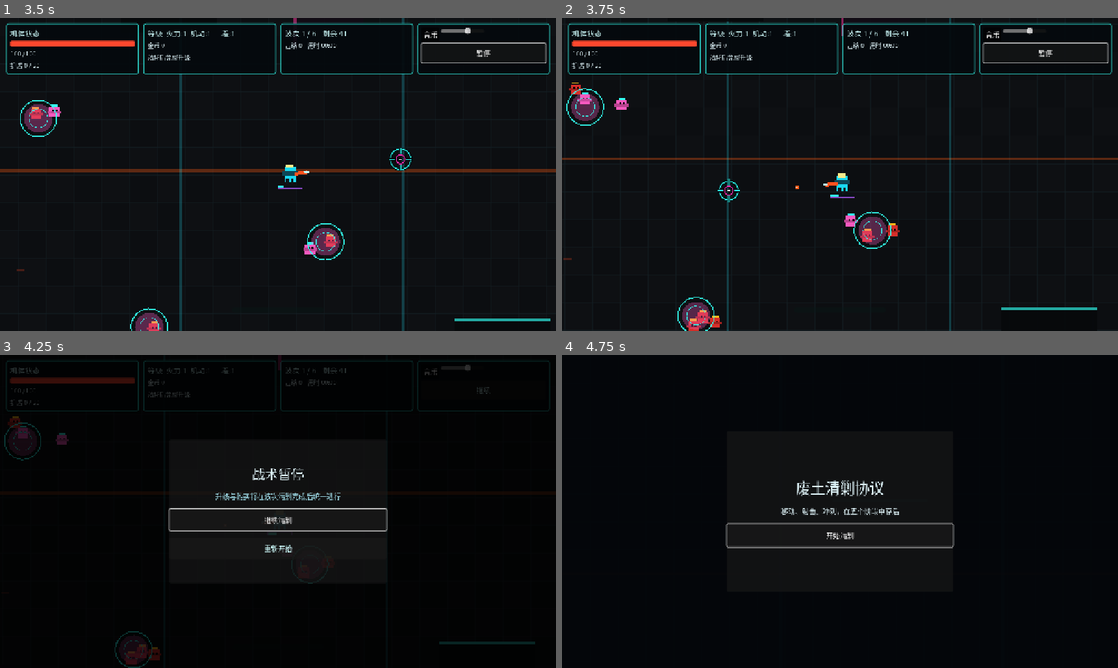
Above: before the commit, frames 1-4 (two rows, left to right).
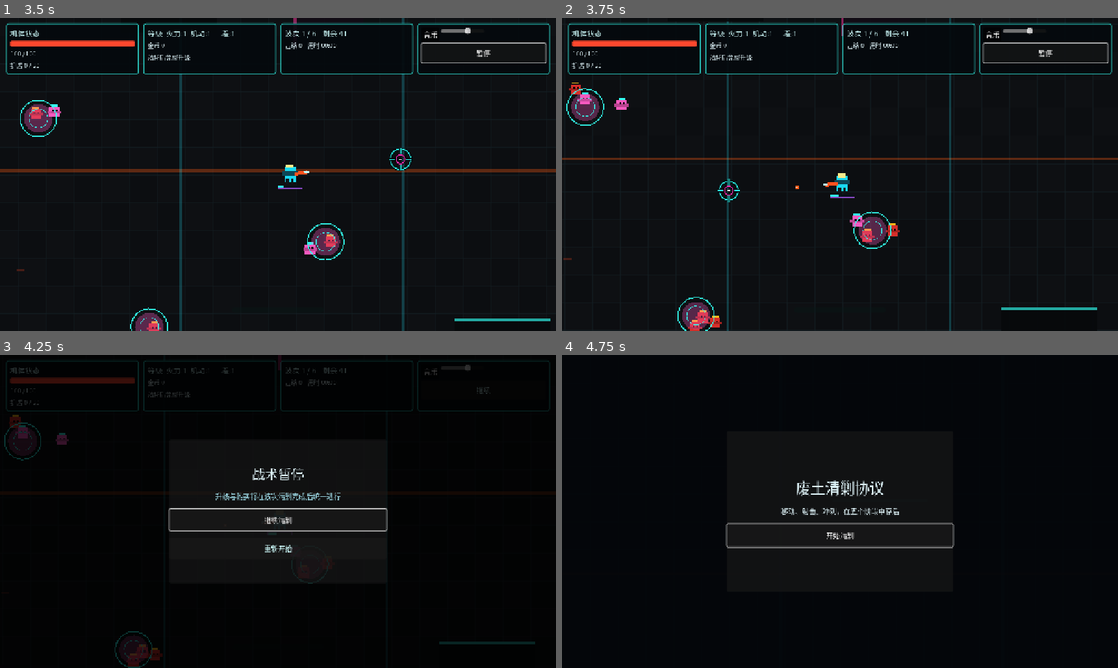
Above: after the commit, the same moments.

Repository: xiejiamincyq/2d-game
Game: Godot game, scene res://scenes/Main.tscn
Same seed, same stepped clock (60 frames per second), same inputs: the game is played once before the commit and once after it.
Inputs (mouse positions are in pixels of both pictures, inside the frame that each line leads up to):
- Up to frame 1 (3.5 s): click "开始清剿" at 0.5 s; click "音乐" at 1.25 s; click "暂停" at 2 s; tap Enter at 2.75 s; move the mouse to (400, 158) at 2.77 s; hold D (move_right) from 2.78 s (still down); hold Right mouse button (dash_melee) from 2.78 s (still down); tap Space at 3.02 s
- Up to frame 2 (3.75 s): move the mouse to (728, 190) at 3.52 s; release D (move_right) at 3.53 s; release Right mouse button (dash_melee) at 3.53 s; hold S (move_down) from 3.53 s (still down); click (728, 190) at 3.6 s
- Up to frame 3 (4.25 s): keep holding S (move_down); tap Space at 3.77 s
- Up to frame 4 (4.75 s): release S (move_down) at 4.25 s; click "重新开始" at 4.25 s

Frame 1 is identical in both runs. In frame 2, 0.1% of the frame differs, in the area x 22-55%, y 62-100%; in frame 3, 0.1%; in frame 4, nothing differs.

Commit message:
feat: add flocking movement to melee enemies

Diff:
--- a/scripts/actors/Enemy.gd
+++ b/scripts/actors/Enemy.gd
@@ -31,6 +31,11 @@
 const MELEE_ENEMY_SPEED := 235.0 * 0.90
 const RANGED_ENEMY_SPEED := 235.0 * 0.60
 const HIDDEN_DISPERSAL_SPEED_SCALE := 0.72
+const MELEE_SEPARATION_PADDING := 10.0
+const MELEE_SEPARATION_WEIGHT := 1.35
+const MELEE_SURROUND_DISTANCE := 320.0
+const MELEE_SURROUND_MAX_BLEND := 0.72
+const GOLDEN_ANGLE := 2.399963229728653
 
 enum EnemyKind { SCRAPPER, DASHER, SPITTER, BRUISER, MARKSMAN, LOBBER, OVERSEER }
 enum FeedbackWeight { LIGHT, MEDIUM, HEAVY }
@@ -69,6 +74,7 @@
 var burn_status: RefCounted = BurnStatusScript.new()
 var hidden_dispersion_direction := Vector2.ZERO
 var hidden_dispersion_timer := 0.0
+var neighbor_provider: Callable
 
 func setup(enemy_kind: EnemyKind, wave_index: int, projectiles: Node, target: Node2D = null) -> void:
 	kind = enemy_kind
@@ -189,6 +195,7 @@
 				flash_timer -= delta
 			queue_redraw()
 			return
+		desired = _get_melee_desired_velocity(to_player)
 	velocity = desired * get_effective_move_speed()
 	move_and_slide()
 	_clamp_to_world_bounds()
@@ -230,6 +237,60 @@
 
 func get_effective_move_speed() -> float:
 	return speed * (1.0 - burn_status.get_slow_fraction())
+
+func set_neighbor_provider(provider: Callable) -> void:
+	neighbor_provider = provider
+
+func _get_melee_desired_velocity(to_player: Vector2) -> Vector2:
+	var distance := to_player.length()
+	if distance <= 0.001:
+		return _get_melee_separation_direction()
+	var pursuit := to_player / distance
+	var slot_angle := fposmod(float(get_instance_id() % 64) * GOLDEN_ANGLE, TAU)
+	var current_radial := -pursuit
+	var slot_angle_error := wrapf(slot_angle - current_radial.angle(), -PI, PI)
+	var orbit_direction := current_radial.orthogonal() * signf(slot_angle_error)
+	var surround_progress := 1.0 - clampf(
+		(distance - attack_range) / maxf(1.0, MELEE_SURROUND_DISTANCE - attack_range),
+		0.0,
+		1.0
+	)
+	var angular_urgency := clampf(absf(slot_angle_error) / (PI * 0.5), 0.0, 1.0)
+	var formation_direction := (
+		pursuit
+		+ orbit_direction * angular_urgency * surround_progress * MELEE_SURROUND_MAX_BLEND
+	).normalized()
+	var separation := _get_melee_separation_direction()
+	return (formation_direction + separation * MELEE_SEPARATION_WEIGHT).normalized()
+
+func _get_melee_separation_direction() -> Vector2:
+	var separation := Vector2.ZERO
+	for candidate in _get_neighbor_candidates():
+		var other := candidate as Node2D
+		if other == null or other == self or not is_instance_valid(other):
+			continue
+		var other_radius_value: Variant = other.get("body_radius")
+		if other_radius_value == null:
+			continue
+		var desired_gap := body_radius + float(other_radius_value) + MELEE_SEPARATION_PADDING
+		var offset := global_position - other.global_position
+		var distance := offset.length()
+		if distance >= desired_gap:
+			continue
+		if distance <= 0.001:
+			offset = Vector2.RIGHT if get_instance_id() < other.get_instance_id() else Vector2.LEFT
+			distance = 0.0
+		separation += offset.normalized() * (1.0 - distance / desired_gap)
+	return separation.limit_length(1.0)
+
+func _get_neighbor_candidates() -> Array[Node]:
+	if neighbor_provider.is_valid():
+		var provided: Variant = neighbor_provider.call()
+		if provided is Array:
+			var neighbors: Array[Node] = []
+			neighbors.assign(provided)
+			return neighbors
+	return get_tree().get_nodes_in_group("enemies")
 
 func apply_burn_stack(
 	base_attack: float,
--- a/scripts/systems/WaveDirector.gd
+++ b/scripts/systems/WaveDirector.gd
@@ -526,6 +526,7 @@
 	else:
 		enemy.velocity = Vector2.ZERO
 	active_enemies.append(enemy)
+	enemy.set_neighbor_provider(get_active_enemies)
 	enemy.tree_exiting.connect(_on_enemy_tree_exiting.bind(enemy), CONNECT_ONE_SHOT)
 	enemy.died.connect(_on_enemy_died)
 	if enemy.has_signal("reinforcements_requested"):
--- a/scripts/tests/EnemyBehaviorTest.gd
+++ b/scripts/tests/EnemyBehaviorTest.gd
@@ -172,6 +172,53 @@
 	if not _assert_true(wave_directed_enemy.velocity.y > 0.0, "newborn enemy pursued the stale player above the map instead of its current wave owner"):
 		return
 
+	player.global_position = Vector2.ZERO
+	var upper_melee: Node = EnemyScript.new()
+	var lower_melee: Node = EnemyScript.new()
+	upper_melee.setup(EnemyScript.EnemyKind.SCRAPPER, 0, projectiles, player)
+	lower_melee.setup(EnemyScript.EnemyKind.SCRAPPER, 0, projectiles, player)
+	upper_melee.global_position = Vector2(150.0, -6.0)
+	lower_melee.global_position = Vector2(150.0, 6.0)
+	upper_melee.set_physics_process(false)
+	lower_melee.set_physics_process(false)
+	fixture.add_child(upper_melee)
+	fixture.add_child(lower_melee)
+	await physics_frame
+	upper_melee._physics_process(0.016)
+	lower_melee._physics_process(0.016)
+	if not _assert_true(
+		upper_melee.velocity.y < 0.0 and lower_melee.velocity.y > 0.0,
+		"nearby melee enemies converged into a clump instead of separating: %s / %s" % [upper_melee.velocity, lower_melee.velocity]
+	):
+		return
+
+	upper_melee.queue_free()
+	lower_melee.queue_free()
+	await physics_frame
+	var surrounders: Array[Node] = []
+	for index in range(6):
+		var surrounder: Node = EnemyScript.new()
+		surrounder.setup(EnemyScript.EnemyKind.SCRAPPER, 0, projectiles, player)
+		surrounder.global_position = Vector2.RIGHT.rotated(TAU * float(index) / 6.0) * 180.0
+		surrounder.set_physics_process(false)
+		fixture.add_child(surrounder)
+		surrounders.append(surrounder)
+	await physics_frame
+	var surrounding_motion_count := 0
+	for surrounder in surrounders:
+		var toward_player: Vector2 = (player.global_position - surrounder.global_position).normalized()
+		surrounder._physics_process(0.016)
+		var movement_direction: Vector2 = surrounder.velocity.normalized()
+		if absf(toward_player.cross(movement_direction)) >= 0.12:
+			surrounding_motion_count += 1
+	if not _assert_true(
+		surrounding_motion_count >= 4,
+		"melee formation still moved as one radial blob instead of occupying angles around the player (%d/6)" % surrounding_motion_count
+	):
+		return
+	for surrounder in surrounders:
+		surrounder.queue_free()
+
 	for child in projectiles.get_children():
 		child.queue_free()
 	fixture.queue_free()
